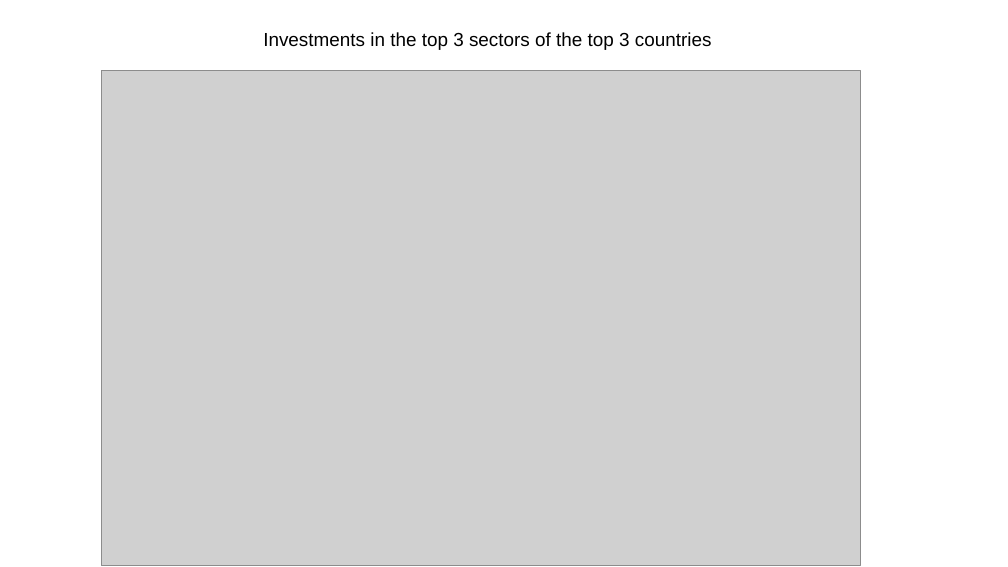
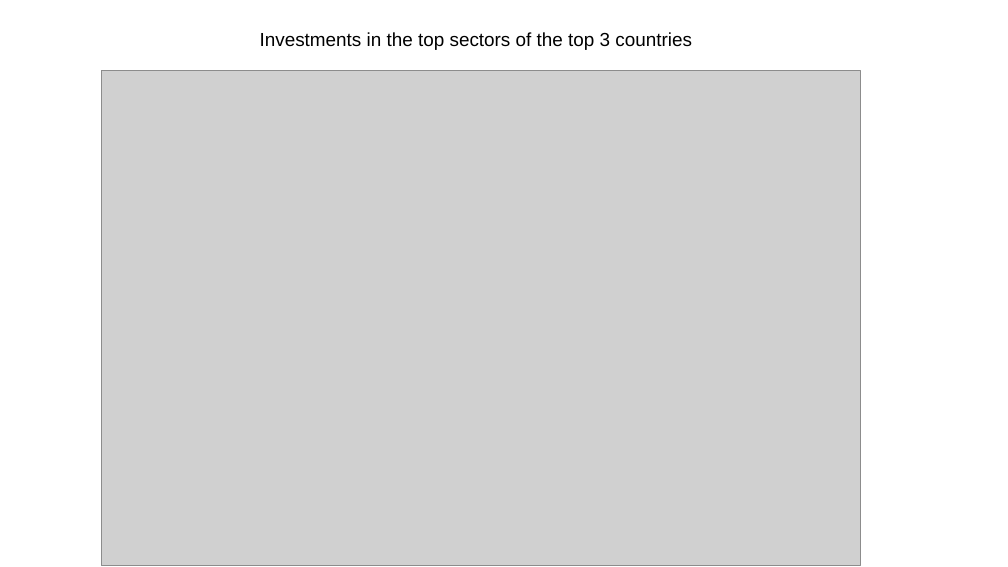
Before and after one commit to santhoshpkumar/Spark-Funds-Investment-CaseStudy, a slide deck: slide 9 of Spark Funds Presentation.pptx. Drawn at 1008x567 pixels with LibreOffice and Linux fonts; fonts in the diff are those of the drawing; grey boxes stand for pictures; background and template pictures are left out. Boxes give left, top, right and bottom in pixels: in the first picture for what was removed or moved away, otherwise in the second. Text is boxed around its words. In the diff, an @@ line names an element or a change of style, - is before the commit and + after.

```diff
--- a/Spark Funds Presentation.pptx
+++ b/Spark Funds Presentation.pptx
@@ text at (x1=260, y1=32, x2=692, y2=50): text changed @@
-Investments in the top 3 sectors of the top 3 countries
+Investments in the top sectors of the top 3 countries
```
Also in this commit, not shown: 8 other slides changed, 1 slide added, 2 other files.
